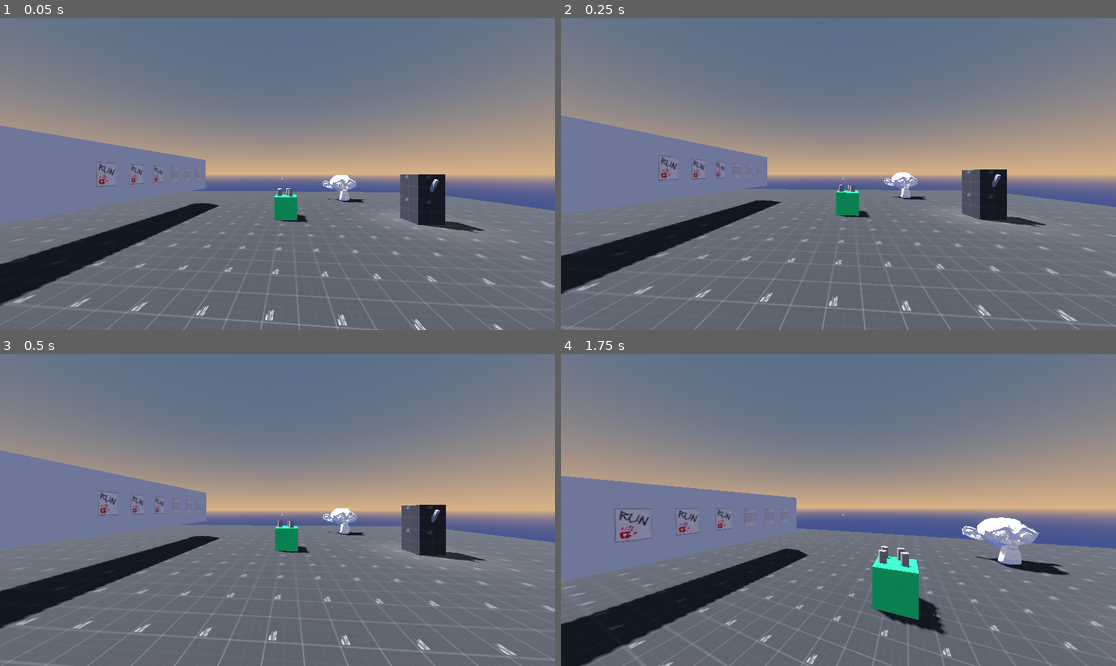
Above: before the commit, frames 1-4 (two rows, left to right).
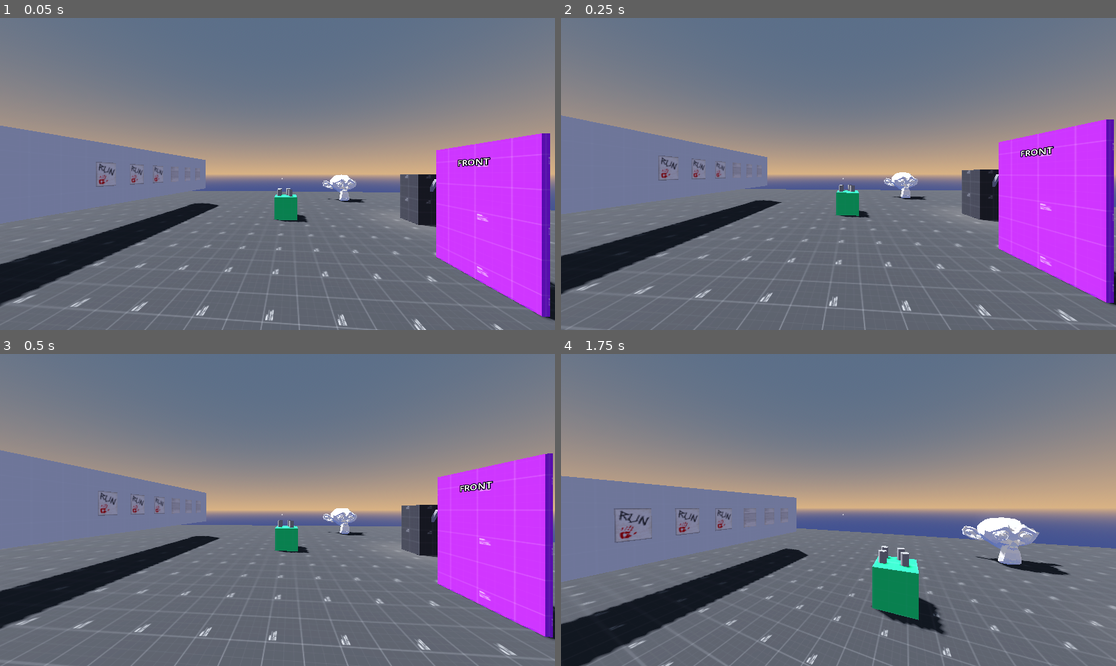
Above: after the commit, the same moments.

Repository: CrookedSmileStudios/ultimate_immersive_fps_horror
Game: Godot game, scene res://levels/sandbox.tscn
Same seed, same stepped clock (60 frames per second), same inputs: the game is played once before the commit and once after it. The engine's default icon, where the game draws it, is replaced by a stand-in: a white triangle on a blue panel in a dark square. Sound files missing from this copy of the repository are replaced by a short silence.
Inputs (mouse positions are in pixels of both pictures, inside the frame that each line leads up to):
- Up to frame 1 (0.05 s): no input
- Up to frame 2 (0.25 s): no input
- Up to frame 3 (0.5 s): no input
- Up to frame 4 (1.75 s): move the mouse to (866, 510) at 0.52 s; press the mouse at (866, 510) at 0.53 s; hold W (forward) from 0.53 s (still down); tap Space (jump) at 0.77, 1.52 s; right-click (866, 510) at 0.8 s; move the mouse to (810, 510) at 1.27 s; release the mouse at (810, 510) at 1.28 s; right-click (810, 510) at 1.35 s; click (810, 510) at 1.55 s

The runs differ from the first frame. In frame 1, 9.8% of the frame differs, in the area x 78-100%, y 36-98%; in frame 2, 9.9%, in the area x 78-100%, y 32-93%; in frame 3, 9.9%; in frame 4, nothing differs.

Commit message:
Door Sound
Added sound effects to the door, minor changes elsewhere

Diff:
--- a/interaction/interaction_component.gd
+++ b/interaction/interaction_component.gd
@@ -33,6 +33,12 @@
 var door_smoothing: float = 80.0
 var door_input_active: bool = false
 var is_front: bool
+var door_opened: bool = false
+var creak_velocity_threshold: float = 0.005     # how fast the player has to open the door for the sound to play
+var shut_angle_threshold: float = 0.2           # how far the door is opened to count as "opened"
+var shut_snap_range: float = 0.05               # how close to starting_rotation counts as "closed"
+var creak_volume_scale: float = 1000.0          # how fast we get to max volume
+var fade_speed: float = 1.0                     # how fast sound fades in/out
 
 # Wheel Variables
 var wheel_kickback: float = 0.0
@@ -60,18 +66,20 @@
 
 	# Initialize Audio
 	primary_audio_player = AudioStreamPlayer3D.new()
+	primary_audio_player.stream = primary_se
 	add_child(primary_audio_player)
 	secondary_audio_player = AudioStreamPlayer3D.new()
+	secondary_audio_player.stream = secondary_se
 	add_child(secondary_audio_player)
 
 	match interaction_type:
 		InteractionType.DEFAULT:
 			if object_ref.has_signal("body_entered"):
-				object_ref.connect("body_entered", Callable(self, "_on_body_entered"))
+				object_ref.connect("body_entered", Callable(self, "_fire_default_collision"))
 				object_ref.contact_monitor = true
 				object_ref.max_contacts_reported = 1
 		InteractionType.DOOR:
-			starting_rotation = pivot_point.rotation.x
+			starting_rotation = pivot_point.rotation.y
 			maximum_rotation = deg_to_rad(rad_to_deg(starting_rotation)+maximum_rotation)
 		InteractionType.SWITCH:
 			starting_rotation = object_ref.rotation.z
@@ -155,6 +163,9 @@
 			door_angle = clamp(door_angle, starting_rotation, maximum_rotation)
 			pivot_point.rotation.y = door_angle
 			door_input_active = false
+
+			if is_interacting:
+				update_door_sounds(delta)
 		InteractionType.WHEEL:
 			if abs(wheel_kickback) > 0.001:
 				wheel_rotation += wheel_kickback
@@ -287,15 +298,51 @@
 	_play_sound_effect(true, false)
 	emit_signal("note_collected", get_parent())
 
+## Default method to play the primary sound effect of a given object
 func _play_sound_effect(visible: bool, interact: bool) -> void:
 	if primary_se:
-		primary_audio_player.stream = primary_se
 		primary_audio_player.play()
 		get_parent().visible = visible
 		self.can_interact = interact
 		await primary_audio_player.finished
 
-func _on_body_entered(node: Node) -> void:
+## Fires when a default object collides with something in the world
+func _fire_default_collision(node: Node) -> void:
 	var impact_strength = (last_velocity - object_ref.linear_velocity).length()
 	if impact_strength > contact_velocity_threshold:
 		_play_sound_effect(true, true)
+
+## Fires when the player is interacting with a door
+func update_door_sounds(delta: float) -> void:
+	# --- CREAK LOGIC ---
+	# Get the velocity of the door movement in this given frame.
+	# The volume should be relative to how fast/slow the playeris moving the door
+	var velocity_amount: float = abs(door_velocity)
+	var target_volume: float = clamp((velocity_amount - creak_velocity_threshold) * creak_volume_scale, 0.0, 1.0)
+
+	# Only set target volume if we pass the threshold
+	if velocity_amount > creak_velocity_threshold:
+		target_volume = clamp((velocity_amount - creak_velocity_threshold) * creak_volume_scale, 0.0, 1.0)
+
+	# Start playing if not already
+	if not primary_audio_player.playing and primary_se:
+		primary_audio_player.volume_db = -80.0  # start silent
+		primary_audio_player.play()
+
+	# Smooth fade towards target volume (even if target is 0 → fade out)
+	if primary_audio_player.playing:
+		var current_vol = db_to_linear(primary_audio_player.volume_db)
+		var new_vol = lerp(current_vol, target_volume, delta * fade_speed)
+		primary_audio_player.volume_db = linear_to_db(clamp(new_vol, 0.0, 3.0))
+
+	# --- SHUT LOGIC ---
+	# Check if the player opened the door.
+	if abs(door_angle - starting_rotation) > shut_angle_threshold:
+		door_opened = true
+
+	# If the door was previosuly opened and the player is now shutting it
+	if door_opened and abs(door_angle - starting_rotation) < shut_snap_range:
+		if secondary_se:
+			secondary_audio_player.volume_db = -8.0
+			secondary_audio_player.play()
+		door_opened = false
--- a/interaction/interaction_controller.gd
+++ b/interaction/interaction_controller.gd
@@ -99,7 +99,6 @@
 		for child in children:
 			#note_interaction_component.secondary_audio_player.play()
 			if note_interaction_component.secondary_se:
-				note_interaction_component.secondary_audio_player.stream = note_interaction_component.secondary_se
 				note_interaction_component.secondary_audio_player.play()
 				child.visible = false
 				await note_interaction_component.secondary_audio_player.finished
--- a/levels/sandbox.tscn
+++ b/levels/sandbox.tscn
@@ -7,8 +7,10 @@
 [ext_resource type="PackedScene" uid="uid://bfxxin08cd2er" path="res://objects/text_note.tscn" id="4_ubtly"]
 [ext_resource type="Texture2D" uid="uid://co5s5y18dhgev" path="res://assets/kenney_protoype_textures/PNG/Purple/texture_01.png" id="6_llpag"]
 [ext_resource type="PackedScene" uid="uid://cigvl0v04l7cs" path="res://interaction/interaction_component.tscn" id="7_tv6ri"]
+[ext_resource type="AudioStream" uid="uid://bvbk4xjx711wx" path="res://assets/sound_effects/DoorCreak.ogg" id="8_gtt2g"]
 [ext_resource type="PackedScene" uid="uid://cprcy3ipbbl73" path="res://objects/switch.tscn" id="8_rgshf"]
 [ext_resource type="Script" uid="uid://b835bm63huqus" path="res://scripts/light.gd" id="9_50mym"]
+[ext_resource type="AudioStream" uid="uid://b3ge80vub6p6p" path="res://assets/sound_effects/DoorClose.ogg" id="9_e5k14"]
 [ext_resource type="Script" uid="uid://3b0mfmma4m02" path="res://scripts/bridge.gd" id="9_jpsdj"]
 [ext_resource type="PackedScene" uid="uid://dxo43pwgdu1p5" path="res://objects/cube_1_kg.tscn" id="10_h8jws"]
 [ext_resource type="PackedScene" uid="uid://d3004l10ud08b" path="res://objects/monkey.tscn" id="10_pkbto"]
@@ -158,7 +160,7 @@
 transform = Transform3D(0.073029, 0, -0.99733, 0, 1, 0, 0.99733, 0, 0.073029, -3.11333, 1, 0.318248)
 
 [node name="Door" type="Node3D" parent="."]
-transform = Transform3D(-1, 0, 8.74228e-08, 0, 1, 0, -8.74228e-08, 0, -1, -6.0268, 1, 7)
+transform = Transform3D(-1, 0, 8.74228e-08, 0, 1, 0, -8.74228e-08, 0, -1, 0.9732, 1, 4)
 
 [node name="PivotPoint" type="Node3D" parent="Door"]
 
@@ -178,6 +180,8 @@
 interaction_type = 1
 maximum_rotation = 120.0
 pivot_point = NodePath("../..")
+primary_se = ExtResource("8_gtt2g")
+secondary_se = ExtResource("9_e5k14")
 
 [node name="Label3D" type="Label3D" parent="Door/PivotPoint/Door"]
 transform = Transform3D(1, 0, 0, 0, 1, 0, 0, 0, 1, 0.772632, 2.25389, 0.0714302)
--- a/objects/door.tscn
+++ b/objects/door.tscn
@@ -1,7 +1,9 @@
-[gd_scene load_steps=6 format=3 uid="uid://dhifhdp582mcf"]
+[gd_scene load_steps=8 format=3 uid="uid://dhifhdp582mcf"]
 
 [ext_resource type="Texture2D" uid="uid://co5s5y18dhgev" path="res://assets/kenney_protoype_textures/PNG/Purple/texture_01.png" id="1_j7xx1"]
 [ext_resource type="PackedScene" uid="uid://cigvl0v04l7cs" path="res://interaction/interaction_component.tscn" id="2_khffo"]
+[ext_resource type="AudioStream" uid="uid://bvbk4xjx711wx" path="res://assets/sound_effects/DoorCreak.ogg" id="3_4hvcy"]
+[ext_resource type="AudioStream" uid="uid://b3ge80vub6p6p" path="res://assets/sound_effects/DoorClose.ogg" id="4_87mug"]
 
 [sub_resource type="BoxMesh" id="BoxMesh_4hvcy"]
 size = Vector3(1.6, 2.6, 0.1)
@@ -33,6 +35,8 @@
 object_ref = NodePath("..")
 interaction_type = 1
 pivot_point = NodePath("../..")
+primary_se = ExtResource("3_4hvcy")
+secondary_se = ExtResource("4_87mug")
 
 [node name="Label3D" type="Label3D" parent="PivotPoint/Door"]
 transform = Transform3D(1, 0, 0, 0, 1, 0, 0, 0, 1, 0.772632, 2.25389, 0.0714302)
Not shown, added: assets/sound_effects/DoorClose.ogg.import
Not shown, added: assets/sound_effects/DoorCreak.ogg.import
Not shown: 1 places in levels/sandbox.tscn that only renumber resources
Not shown, added: assets/sound_effects/DoorClose.ogg
Not shown, added: assets/sound_effects/DoorCreak.ogg
